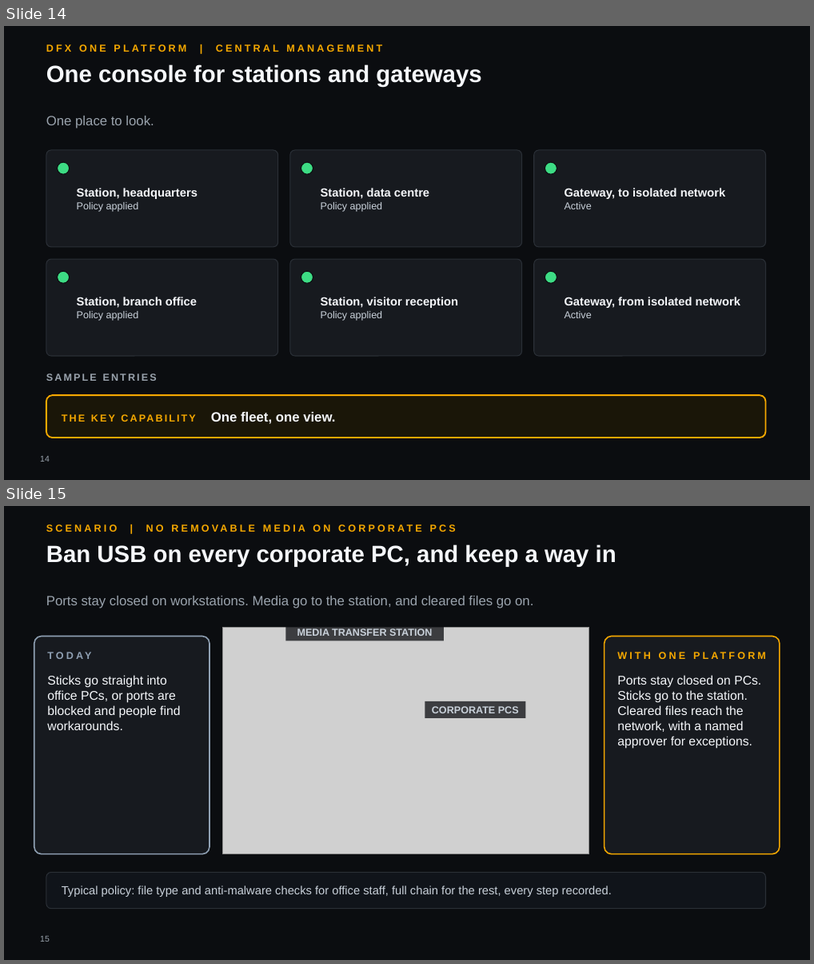
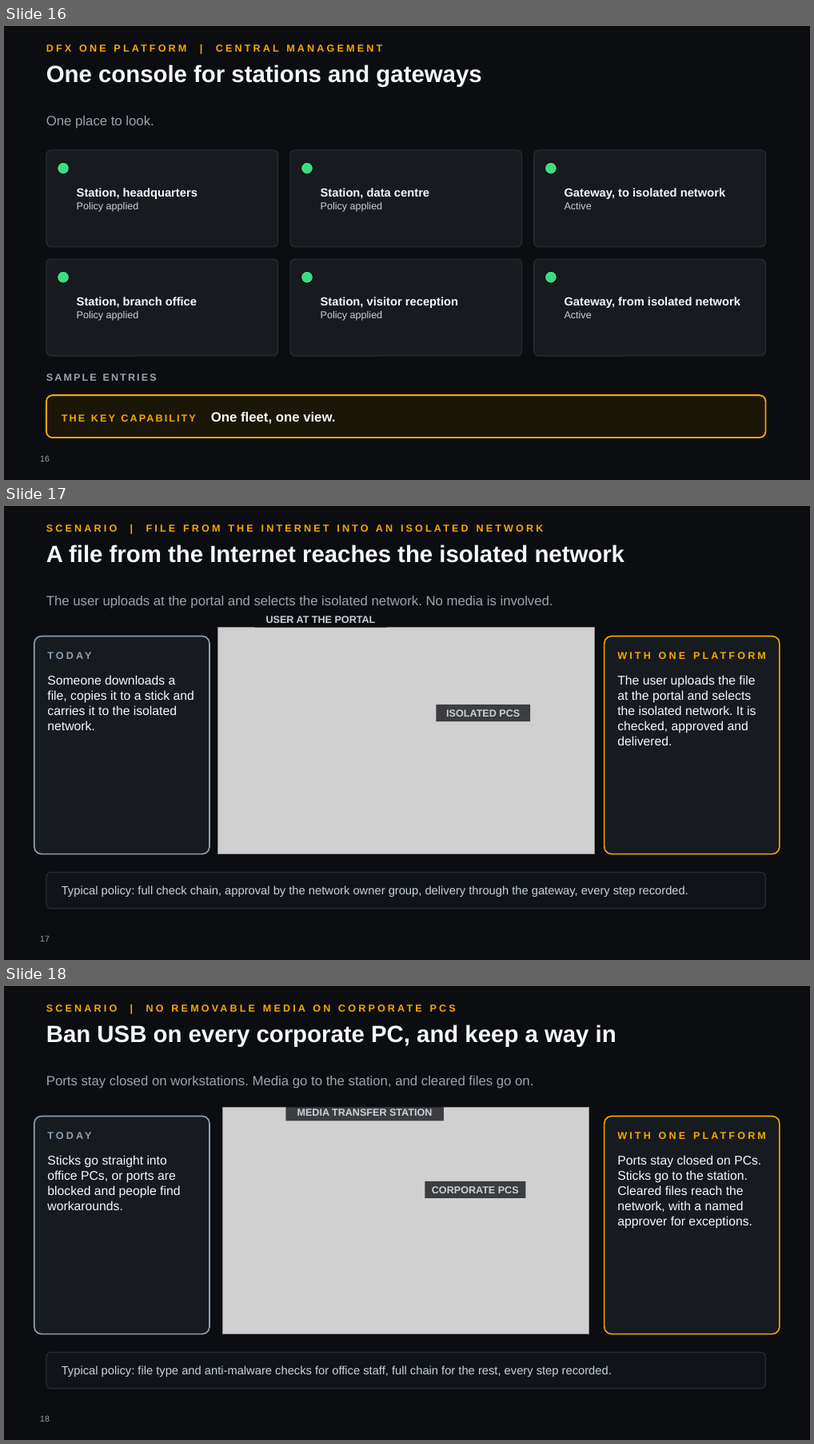
Before and after one commit to hybridus/DFX_Marketing, a slide deck: Projects/06_Presales_OnePlatform_Deck/DFX_OnePlatform_corp.pptx. Shown one above the other, each under a label of ours: slides 14 and 15 before the commit, slides 16, 17 and 18 after it. The pictures are 814x964 and 814x1444 pixels, drawn with LibreOffice and Linux fonts; fonts in the diff are those of the drawing; grey boxes stand for pictures; background and template pictures are left out. Boxes give left, top, right and bottom in pixels: in the first picture for what was removed or moved away, otherwise in the second. Text is boxed around its words. In the diff, an @@ line names an element or a change of style, - is before the commit and + after.

```diff
--- a/Projects/06_Presales_OnePlatform_Deck/DFX_OnePlatform_corp.pptx
+++ b/Projects/06_Presales_OnePlatform_Deck/DFX_OnePlatform_corp.pptx
@@ slide 17 added at [4, 506, 810, 960], background #0B0D10 @@
@@ text added at [46, 524, 117, 532], 12 pt, text #F5A800, bold @@
+SCENARIO | FILE FROM THE INTERNET INTO AN ISOLATED NETWORK
@@ text added at [46, 544, 626, 563], 28 pt, text #F5F7FA, bold @@
+A file from the Internet reaches the isolated network
@@ text added at [46, 596, 554, 608], 16 pt, text #9AA3AD @@
+The user uploads at the portal and selects the isolated network. No media is involved.
@@ rectangle added at [254, 611, 387, 628], fill #0B0D10 at 75% opacity, 12 pt, text #C9D1DA, bold @@
+USER AT THE PORTAL
@@ rounded rectangle added at [34, 636, 210, 854], fill #171A1F, outline #8FA0B3 1.5 pt @@
@@ text added at [47, 646, 198, 664], 12 pt, text #8FA0B3, bold @@
+TODAY
@@ picture added at [218, 627, 595, 854] @@
@@ rounded rectangle added at [605, 636, 780, 854], fill #171A1F, outline #F5A800 1.5 pt @@
@@ text added at [618, 646, 770, 664], 12 pt, text #F5A800, bold @@
+WITH ONE PLATFORM
@@ text added at [47, 675, 194, 730], 15 pt, text #F5F7FA @@
+Someone downloads a file, copies it to a stick and carries it to the isolated network.
@@ text added at [618, 675, 756, 745], 15 pt, text #F5F7FA @@
+The user uploads the file at the portal and selects the isolated network. It is checked, approved and delivered.
@@ rectangle added at [437, 704, 531, 721], fill #0B0D10 at 75% opacity, 12 pt, text #C9D1DA, bold @@
+ISOLATED PCS
@@ rounded rectangle added at [46, 872, 766, 908], fill #10141A, outline #2A2F36 1 pt @@
@@ text added at [62, 885, 689, 896], 14 pt, text #C9D1DA @@
+Typical policy: full check chain, approval by the network owner group, delivery through the gateway, every step recorded.
@@ page number added at [40, 936, 50, 941], 10 pt, text #9AA3AD @@
+17
@@ what was slide 14 is now slide 16 @@
@@ page number at [40, 455, 50, 461]: text changed @@
-14
+16
@@ what was slide 15 is now slide 18 @@
```
Also in this commit, not shown: 3 slides changed, 2 other slides added, 15 other files.
